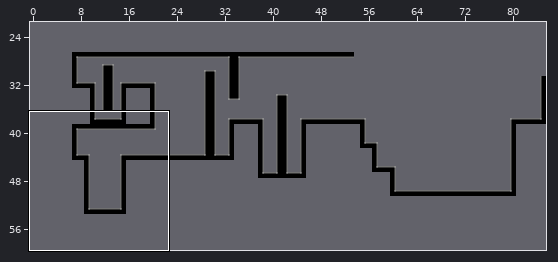
Level history. Tiled map (JSON): deploy/assets/maps/demo_level2.json. The first picture is a wide view before the edit; the outline marks the close-up.
Close-up. Old version:
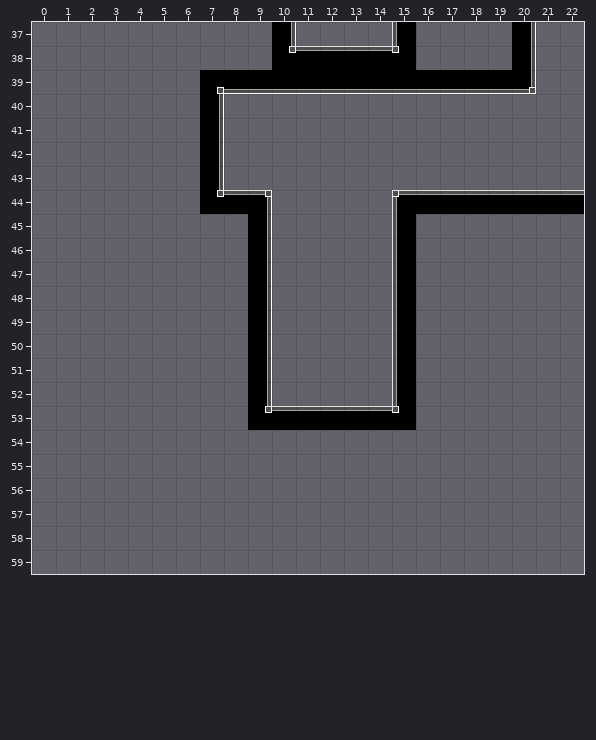
Cells are 32x32 px. Shown: x 0..22, y 37..59. The commit also changed other parts of the map, which this record leaves out.
Once edited:
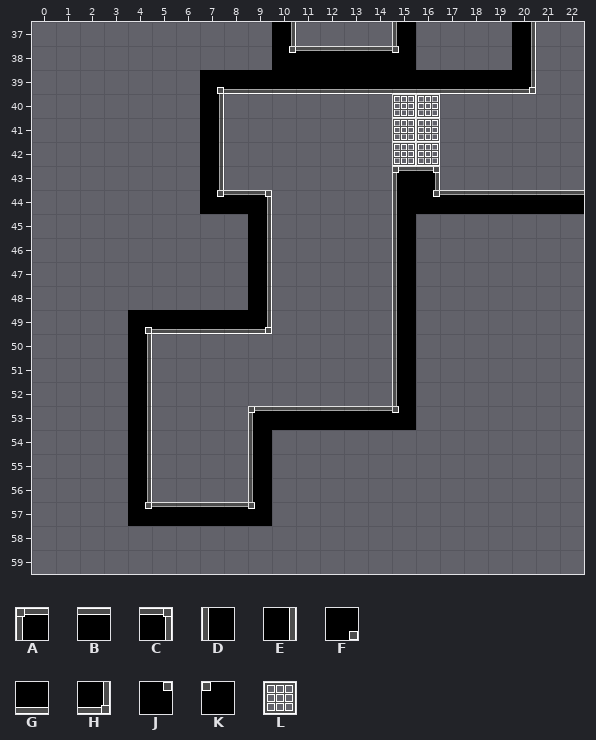
Key: from "Tiles": A 0, B 1, C 2, D 10, E 12, F 14, G 21, H 22, J 24, K 25, L 31.
_ is an empty cell, . an unchanged one.
What changed:
--- layer "world"
@@ x 15..16 @@
-40 __
-41 __
-42 __
-43 __
-44 AB
+40 LL
+41 LL
+42 LL
+43 AC
+44 DJ
@@ x 4..9 @@
-49 _____E
-50 _....E
-51 _....E
-52 _....E
-53 _....J
-54 _...._
-55 _...._
-56 _...._
-57 ______
+49 FGGGGH
+50 E...._
+51 E...._
+52 E...._
+53 E....A
+54 E....D
+55 E....D
+56 E....D
+57 JBBBBK
Where, in picture pixels (left, top, right, bottom), the same in both close-ups:
changed: (392, 94, 440, 197)
changed: (128, 310, 272, 526)
